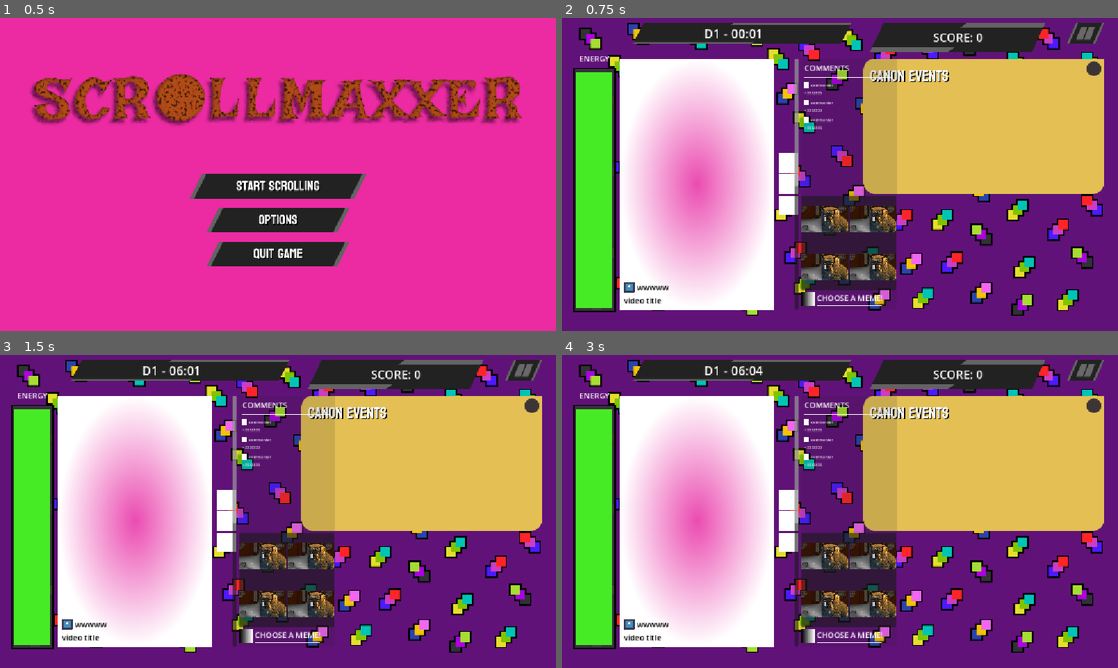
Above: before the commit, frames 1-4 (two rows, left to right).
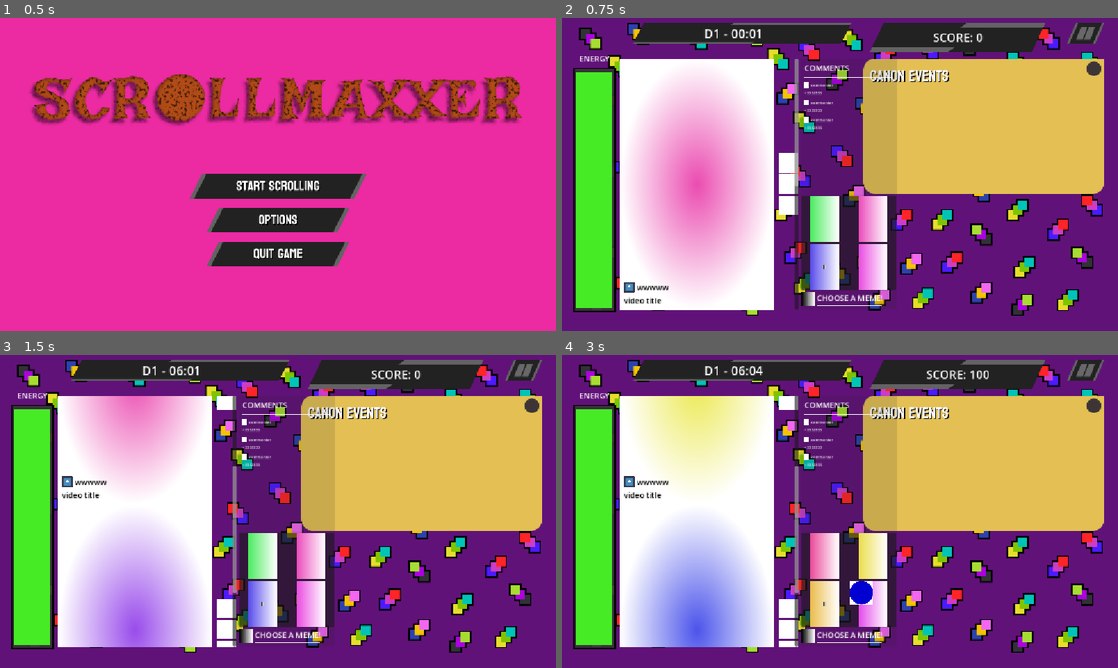
Above: after the commit, the same moments.

Repository: shi-reker/ScrollMaxxer
Game: Godot game, scene res://Scenes/main_menu.tscn
Same seed, same stepped clock (60 frames per second), same inputs: the game is played once before the commit and once after it. The engine's default icon, where the game draws it, is replaced by a stand-in: a white triangle on a blue panel in a dark square.
Inputs (mouse positions are in pixels of both pictures, inside the frame that each line leads up to):
- Up to frame 1 (0.5 s): no input
- Up to frame 2 (0.75 s): click (840, 187) at 0.5 s
- Up to frame 3 (1.5 s): click (261, 555) at 1.25 s
- Up to frame 4 (3 s): click (873, 555) at 2 s; click (823, 605) at 2.75 s

Frame 1 is identical in both runs. In frame 2, 4.1% of the frame differs, in the area x 43-61%, y 56-87%; in frame 3, 22%; in frame 4, 24%, in the area x 11-77%, y 4-94%.
Error before the commit: Invalid access to property or key 'name' on a base object of type 'Nil'. (res://scripts/memes/meme_manager.gd:73)

Commit message:
ready code adjust for device panel

Diff:
--- a/scripts/contents/content_manager.gd
+++ b/scripts/contents/content_manager.gd
@@ -20,7 +20,7 @@
 func _ready() -> void:
 	add_new_content(content1)
 	add_new_content(content2)
-	scrolled.emit(top_content)
+	call_deferred("emit_signal", "scrolled", top_content)
 
 func next_content() -> void:
 	if is_scrolling:
--- a/scripts/memes/meme_manager.gd
+++ b/scripts/memes/meme_manager.gd
@@ -3,7 +3,7 @@
 
 var correct_meme_node: Meme
 
-signal meme_selected(meme: Meme)
+signal meme_selected(meme: Meme, is_correct: bool)
 
 var leftover_memes: Array = Enums.Meme.values()
 var memes_on_hand: Array[Enums.Meme] = []
@@ -21,10 +21,12 @@
 			meme.pressed.connect(_on_meme_pressed.bind(meme))
 
 func reload_memes(content_genre: Enums.Genre, emotion: Enums.Emo):
-	print_debug("reloading memes for genre ", content_genre, " and emotion ", emotion)
+	if meme_nodes.is_empty():
+		push_error("MemeManager has no Meme children to reload.")
+		return
+
 	leftover_memes = Enums.Meme.values()
 
-	print(Enums.Emo.find_key(emotion), Enums.Genre.find_key(content_genre))
 	#var correct_meme: Enums.Meme = Enums.meme_of_g_and_e[content_genre][emotion].pick_random()
 	var correct_meme: Enums.Meme = Enums.meme_of_g_and_e[0][0].pick_random()
 
@@ -69,7 +71,6 @@
 
 
 func _on_meme_pressed(pressed_meme: Meme) -> void:
-	print_debug(pressed_meme.meme_stats.code)
 	meme_selected.emit(pressed_meme, pressed_meme.name == correct_meme_node.name)
 
 var texture_of_effect: Dictionary[Enums.Effect, Texture2D] = {
